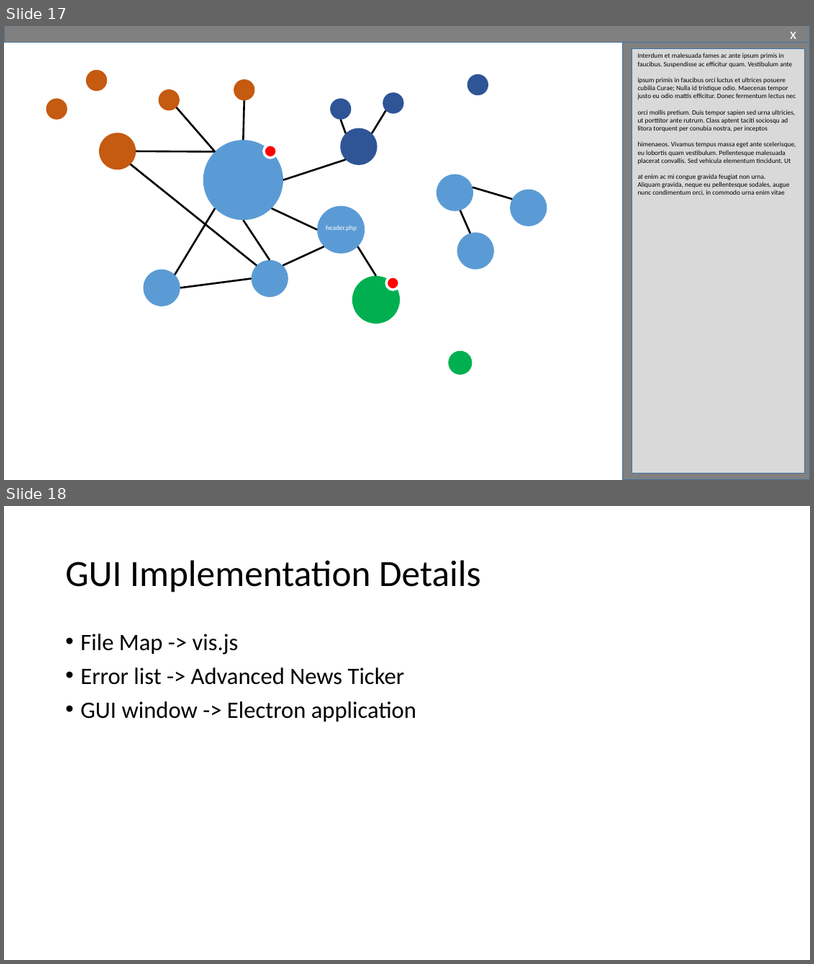
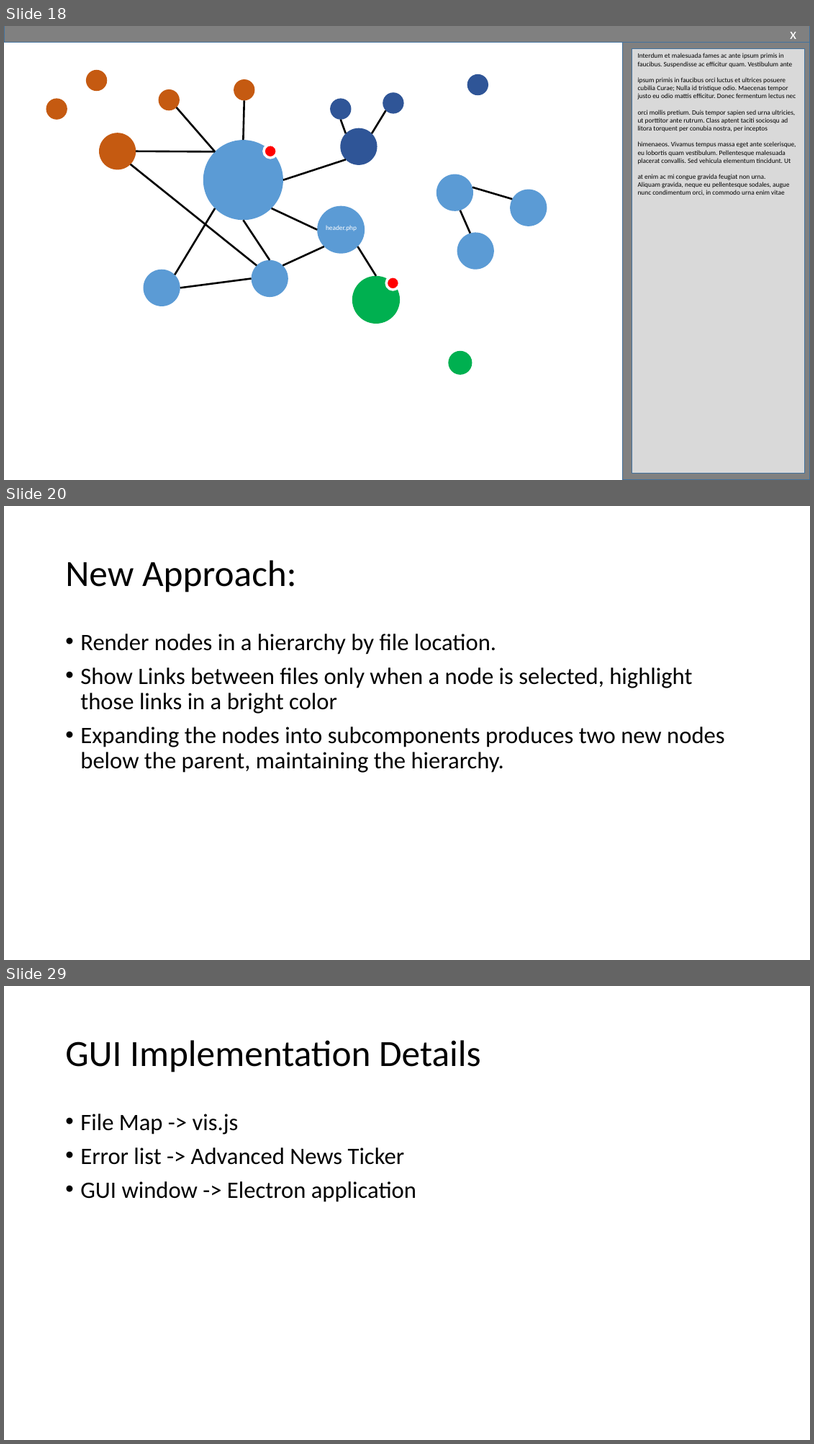
Before and after one commit to slichlyter12/Postal, a slide deck: ProgressReportMidWinter/Progress-Report-MidWinter-team38.pptx. Shown one above the other, each under a label of ours: slides 17 and 18 before the commit, slides 18, 20 and 29 after it; the slides between them are not shown. The pictures are 814x964 and 814x1444 pixels, drawn with LibreOffice and Linux fonts; fonts in the diff are those of the drawing. Boxes give left, top, right and bottom in pixels: in the first picture for what was removed or moved away, otherwise in the second. Text is boxed around its words. In the diff, an @@ line names an element or a change of style, - is before the commit and + after.

```diff
--- a/ProgressReportMidWinter/Progress-Report-MidWinter-team38.pptx
+++ b/ProgressReportMidWinter/Progress-Report-MidWinter-team38.pptx
@@ slide 20 added at box(4, 506, 810, 960), background #FFFFFF @@
@@ title added at box(65, 560, 297, 592), 44 pt, text #000000 @@
+New Approach:
@@ text added at box(80, 633, 725, 772), 28 pt, text #000000 @@
+• Render nodes in a hierarchy by file location.
+• Show Links between files only when a node is selected, highlight those links in a bright color
+• Expanding the nodes into subcomponents produces two new nodes below the parent, maintaining the hierarchy.
@@ what was slide 17 is now slide 18 @@
@@ what was slide 18 is now slide 29 @@
```
Also in this commit, not shown: 14 slides changed, 15 other slides added, 6 slides removed.
